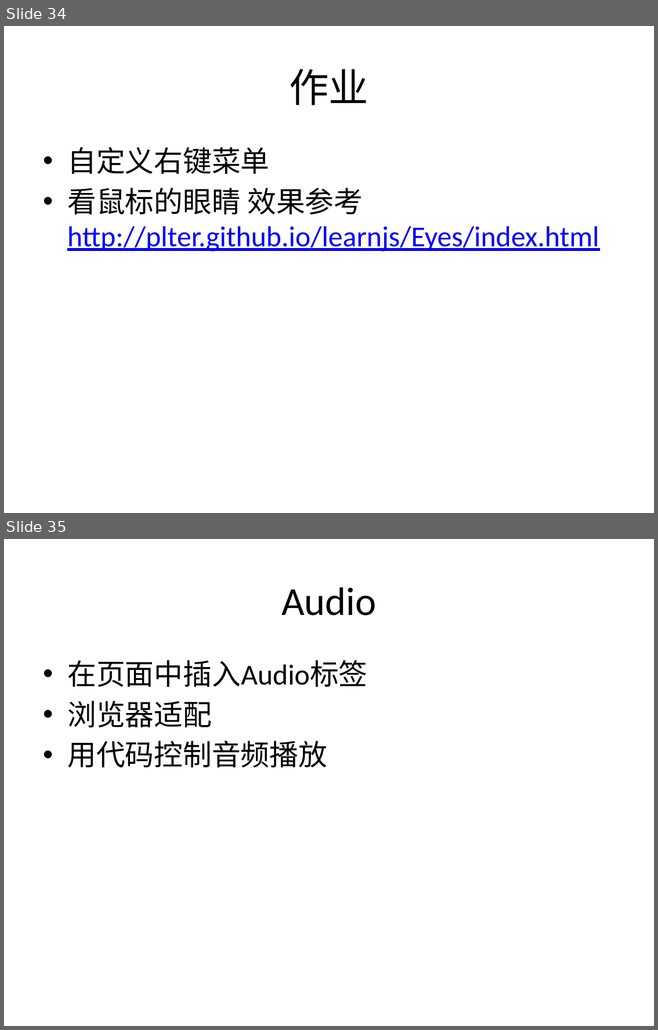
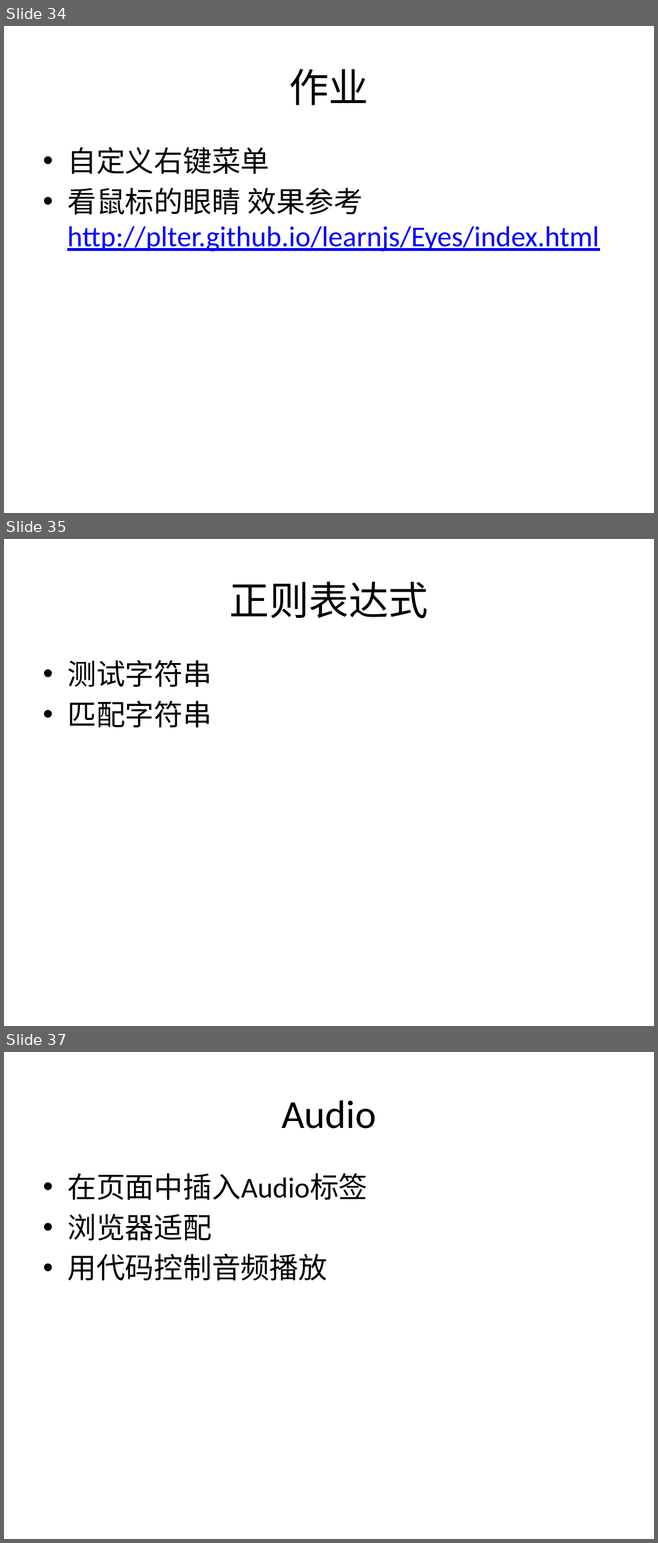
Before and after one commit to plter/HTML5Course20160612, a slide deck: Web前端教学记录.pptx. Shown one above the other, each under a label of ours: slides 34 and 35 before the commit, slides 34, 35 and 37 after it; the slides between them are not shown. The pictures are 658x1030 and 658x1543 pixels, drawn with LibreOffice and Linux fonts; fonts in the diff are those of the drawing. Boxes give left, top, right and bottom in pixels: in the first picture for what was removed or moved away, otherwise in the second. Text is boxed around its words. In the diff, an @@ line names an element or a change of style, - is before the commit and + after.

```diff
--- a/Web前端教学记录.pptx
+++ b/Web前端教学记录.pptx
@@ slide 35 added at (4,539,654,1026), background #FFFFFF @@
@@ title added at (230,581,428,618), 44 pt, text #000000 @@
+正则表达式
@@ text added at (67,660,212,727), 32 pt, text #000000 @@
+• 测试字符串
+• 匹配字符串
@@ what was slide 35 is now slide 37 @@
```
Also in this commit, not shown: 1 other slide added, 4 other files.
